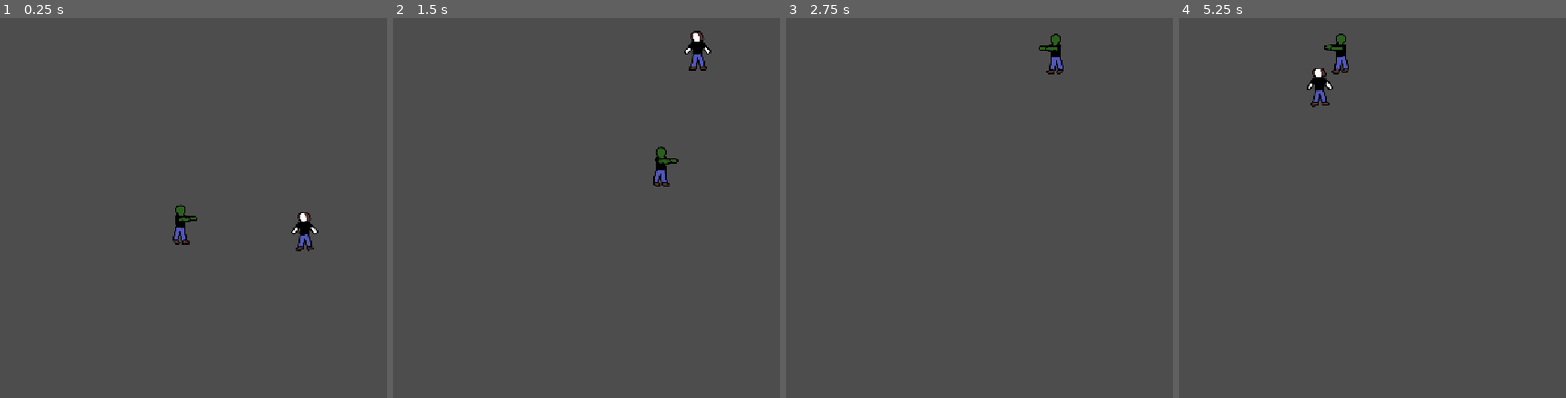
Above: before the commit, frames 1-4 (left to right).
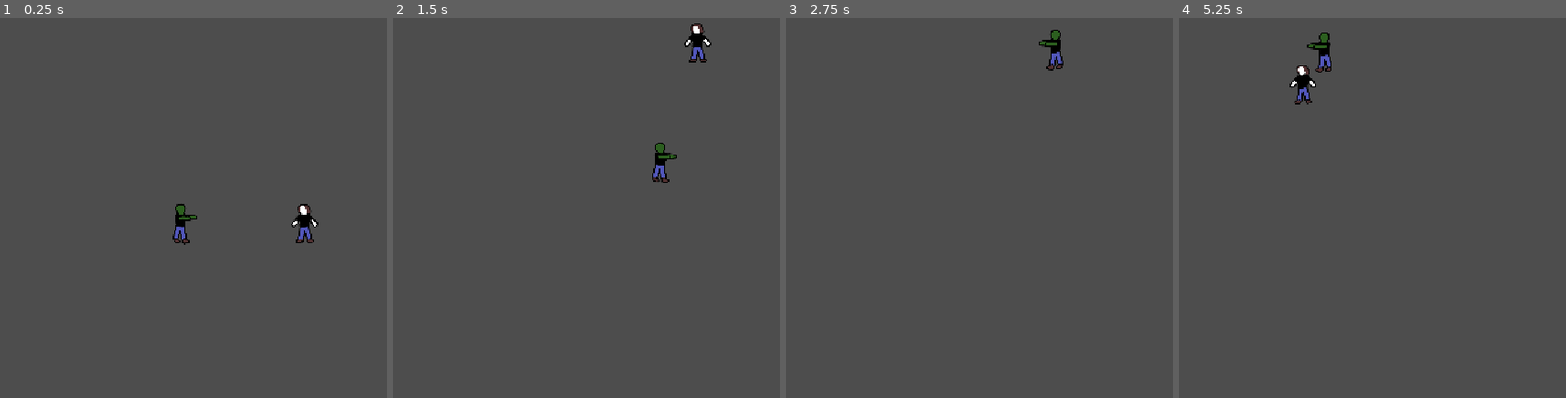
Above: after the commit, the same moments.

Repository: lkump/monster-mosh
Game: Godot game, scene res://main.tscn
Same seed, same stepped clock (60 frames per second), same inputs: the game is played once before the commit and once after it. The project has no main scene, so this scene is started directly.
Inputs:
- Up to frame 1 (0.25 s): no input
- Up to frame 2 (1.5 s): hold W (up) from 0.53 s (still down); tap Space (attack) at 0.6, 1.35 s
- Up to frame 3 (2.75 s): release W (up) at 2.03 s; hold A (left) from 2.03 s (still down); tap Space (attack) at 2.1 s
- Up to frame 4 (5.25 s): tap Space (attack) every 0.75 s from 2.85 to 5.1 s; release A (left) at 3.53 s; hold S (down) 3.53-4.28 s; hold D (right) 4.28-5.03 s; hold W (up) from 5.03 s (still down)

The runs differ from the first frame. In frame 1, 0.6% of the frame differs, in the area x 44-83%, y 48-62%; in frame 2, 0.8%; in frame 3, 0.3%; in frame 4, 1.3%, in the area x 28-44%, y 3-24%.

Commit message:
player moved to center of screen

Diff:
--- a/enemy.gd
+++ b/enemy.gd
@@ -5,13 +5,6 @@
 var target_position
 
 func _physics_process(delta: float) -> void:
-	# Get the input direction and handle the movement/deceleration.
-	# As good practice, you should replace UI actions with custom gameplay actions.
-	#var angular_speed = PI
-	#rotation += angular_speed * delta # make the enemy turn in place
-	# velocity = Vector2.UP.rotated(rotation) * SPEED # make the enemy velocity point up perpendicular of the rotation
-	# position += velocity * delta # make the enemy move forward based on velocity
-	# move_and_slide()
 	pass
 
 
--- a/main.tscn
+++ b/main.tscn
@@ -6,7 +6,7 @@
 [node name="Main" type="Node" unique_id=1705928078]
 
 [node name="Player" parent="." unique_id=207911696 instance=ExtResource("1_0xm2m")]
-position = Vector2(596, 337)
+position = Vector2(596, 325)
 
 [node name="Enemy" parent="." unique_id=335124755 instance=ExtResource("2_h2yge")]
 position = Vector2(364, 325)
Binary file added: Graphics/attack.png
Not shown, added: Graphics/attack.png.import
